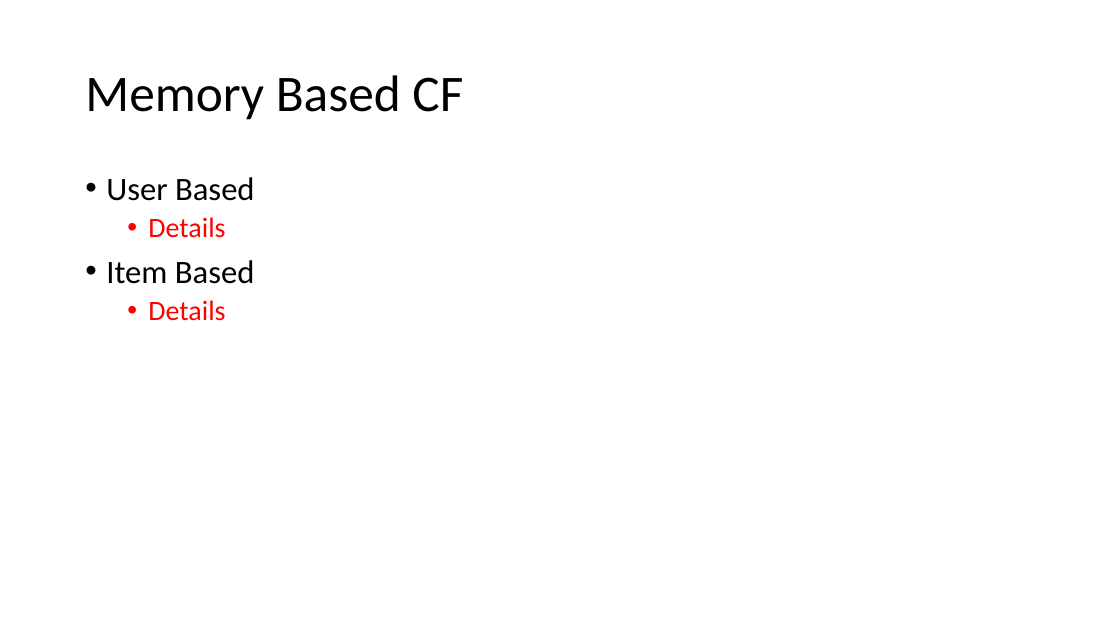
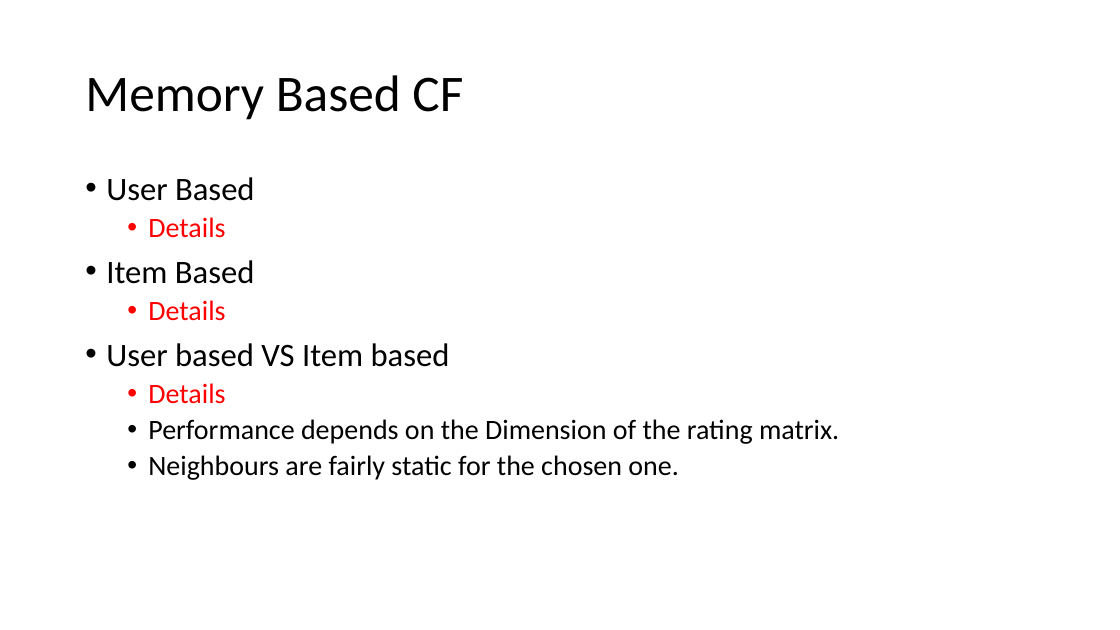
Before and after one commit to DibyamAgrawal/RS-ppt, a slide deck: slide 7 of summer_Basics of RS.pptx. Drawn at 1120x630 pixels with LibreOffice and Linux fonts; fonts in the diff are those of the drawing. Boxes give left, top, right and bottom in pixels: in the first picture for what was removed or moved away, otherwise in the second. Text is boxed around its words. In the diff, an @@ line names an element or a change of style, - is before the commit and + after.

```diff
--- a/summer_Basics of RS.pptx
+++ b/summer_Basics of RS.pptx
@@ text at <box>106,343,839,480</box>: paragraphs added @@
+• User based VS Item based
+  • Details
+  • Performance depends on the Dimension of the rating matrix.
+  • Neighbours are fairly static for the chosen one.
```
Also in this commit, not shown: 6 other slides changed, 2 slides added, 1 slide removed, 10 other files.
